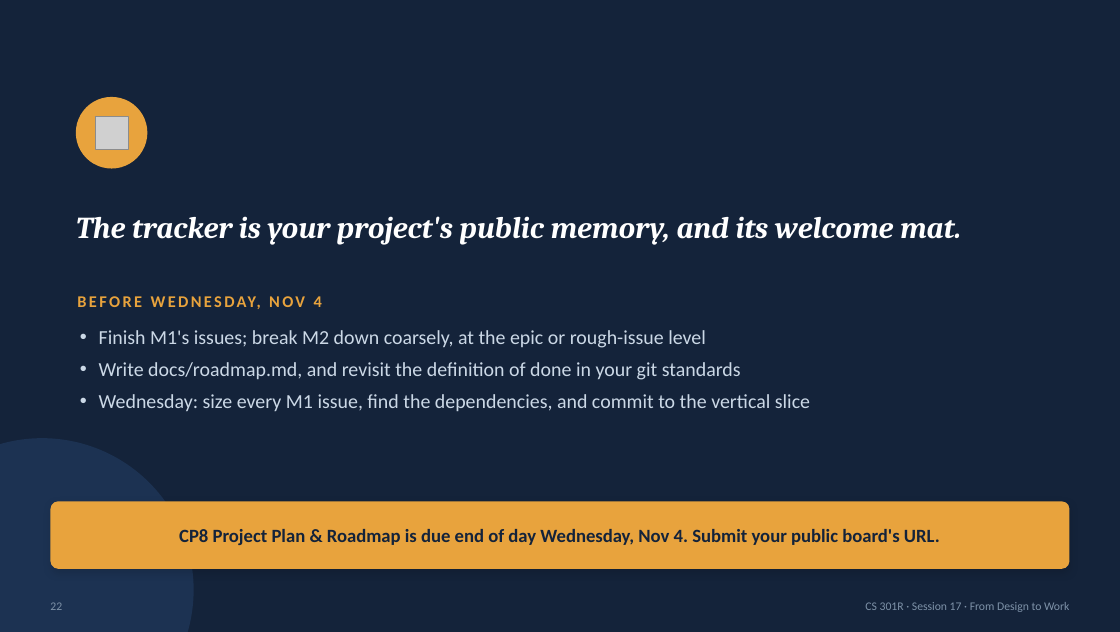
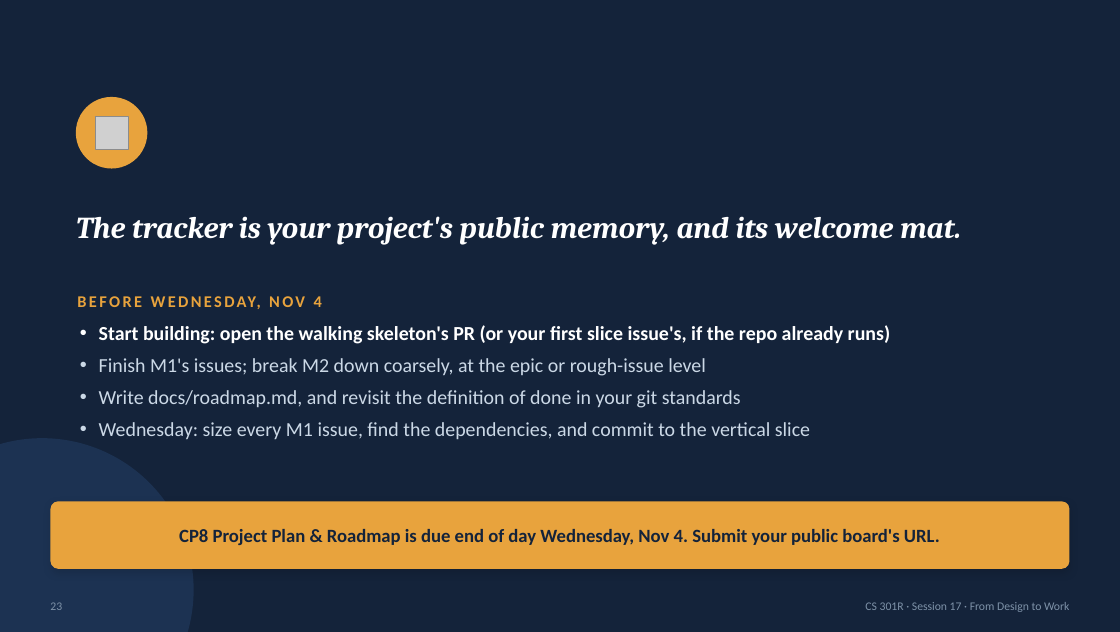
Before and after one commit to BYU-CS-Course-Ops/CS380, a slide deck: slide 23 of canvas_material/lectures/powerpoint/Session17-DesignToWork.pptx (slide 22 before the commit). Drawn at 1120x632 pixels with LibreOffice and Linux fonts; fonts in the diff are those of the drawing; grey boxes stand for pictures. Boxes give left, top, right and bottom in pixels: in the first picture for what was removed or moved away, otherwise in the second. Text is boxed around its words. In the diff, an @@ line names an element or a change of style, - is before the commit and + after.

```diff
--- a/canvas_material/lectures/powerpoint/Session17-DesignToWork.pptx
+++ b/canvas_material/lectures/powerpoint/Session17-DesignToWork.pptx
@@ text at (99,325,891,344): paragraph added @@
+• Start building: open the walking skeleton's PR (or your first slice issue's, if the repo already runs)
```
Also in this commit, not shown: 19 other slides changed, 1 slide added, 27 other files.
